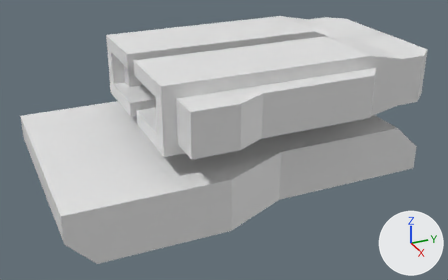
The Blender file Assets/Blender/LightBridge/lightbridge.blend: old version first, new version second.
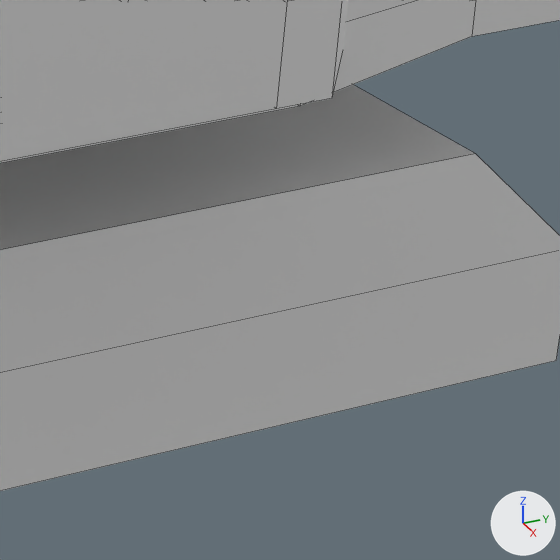
Each version is shown whole from a camera (50 mm lens) standing at (20.89, -10.96, 11.75) and looking at (0.32, -1.7, 1.46), then close up on the part from 68% to 92% of the width and 35% to 74% of the height. The lights are fixed; the arrows at lower right show +X, +Y and +Z. The older version's two pictures come first. The close-ups show mesh edges as thin lines.

Objects in the first close-up: 'Base', 'Core', 'Wings'.
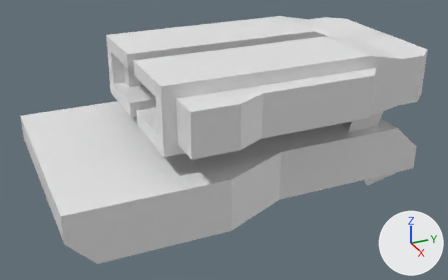
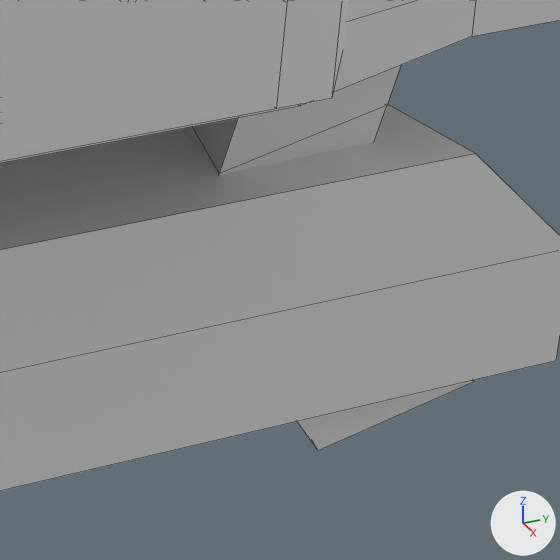
Boxes (x1, y1, x2, y2) around the edits, measured in the close-ups (560 x 560 px):
'Core', reshaped: before (0, 0, 560, 163); after (0, 0, 560, 451)
part 1 of me_cube_002, built on: after (181, 65, 474, 451)

The edits, one by one:
me_cube_002 is used by ob_core; location (0.0, 5.028, 3.999); scale (3.37, 0.837, 1.23).
me_cube_002 had 64 vertices, 56 faces and spanned x -0.01..1.0, y -12.25..1.0, z -1.0..1.0.
me_cube_002 now has 73 vertices, 67 faces and spans x -0.01..1.0, y -12.25..1.0, z -3.8..1.0.
Part 1, on me_cube_002:
1 face is deleted.
9 vertices are added at x 0.07..0.79, y -3.12..0.28, z -3.8..-1.4.
12 new faces join them.
